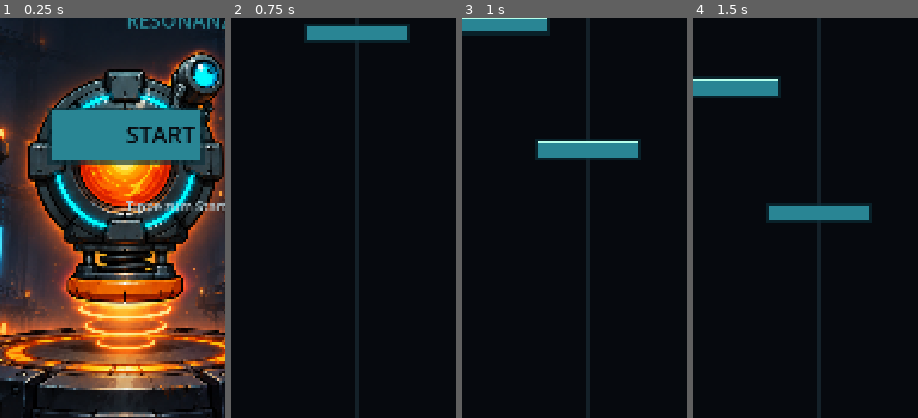
Above: before the commit, frames 1-4 (left to right).
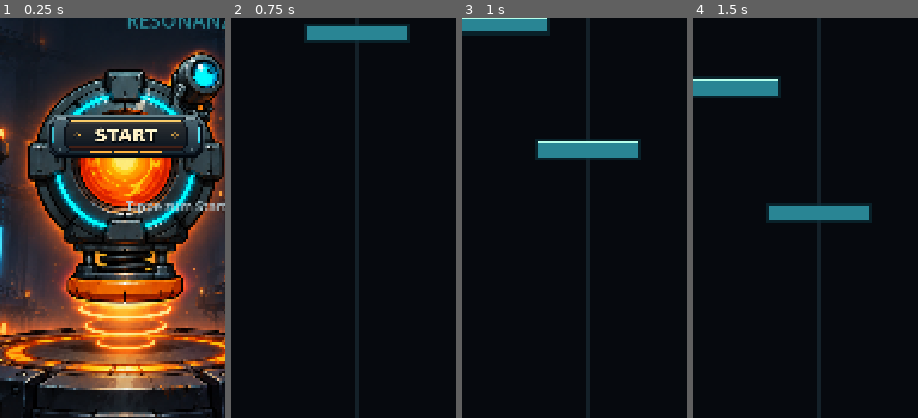
Above: after the commit, the same moments.

Repository: ScriptByFei/kernwerk-godot
Game: Godot game, scene res://scenes/game/game.tscn
Two runs of this game, one before a commit and one after it. Both use one fixed random seed, a clock stepped at 60 frames per second and the inputs below.
Inputs (mouse positions are % of the whole screen's width and height, from its top left):
- Up to frame 1 (0.25 s): no input
- Up to frame 2 (0.75 s): tap Enter at 0.5 s; move the mouse to (72, 45) at 0.52 s; hold D (move_right) from 0.53 s (still down); click (72, 45) at 0.67 s
- Up to frame 3 (1 s): keep holding D (move_right)
- Up to frame 4 (1.5 s): release D (move_right) at 1.25 s; drag from (30, 55) to (45, 70) at 1.27 s
The pictures show only the part of the screen within x 22-72%, y 42-92%; the shares and areas given below are measured in that part.

The runs differ from the first frame. In frame 1, 9.5% of the frame differs, in the area x 20-92%, y 22-37%; in frame 2, nothing differs; in frame 3, nothing differs; in frame 4, nothing differs.

Commit message:
feat: use approved professional start button artwork

Diff:
--- a/scripts/game/game.gd
+++ b/scripts/game/game.gd
@@ -2,6 +2,7 @@
 
 const START_Y := JumpConfig.PLATFORM_LAYOUT[0].y - JumpConfig.PLATFORM_SIZE.y
 const START_MENU_BG := preload("res://assets/jump/reactor_core/start_menu_bg.png")
+const START_BUTTON := preload("res://assets/jump/reactor_core/start_button.png")
 
 var jumper: Jumper
 var camera: VerticalCamera
@@ -211,19 +212,13 @@
 		48,
 		Color(0.16, 0.52, 0.58)
 	)
-	# Start button
-	var button_size := Vector2(360.0, 120.0)
-	var button_rect := Rect2(center - button_size * 0.5 + Vector2(0.0, 120.0), button_size)
-	draw_rect(button_rect.grow(7.0), Color(0.04, 0.18, 0.22, 0.65), true)
-	draw_rect(button_rect, Color(0.16, 0.52, 0.58), true)
-	draw_string(
-		ThemeDB.fallback_font,
-		button_rect.get_center() + Vector2(0.0, 18.0),
-		"START",
-		HORIZONTAL_ALIGNMENT_CENTER,
-		-1.0,
-		56,
-		Color(0.025, 0.035, 0.055)
+	# Start button artwork (400x140), centered below the title.
+	var button_size := Vector2(400.0, 140.0)
+	var button_center := center + Vector2(0.0, 120.0)
+	draw_texture_rect(
+		START_BUTTON,
+		Rect2(button_center - button_size * 0.5, button_size),
+		false
 	)
 	# Hint
 	draw_string(
Binary file added: assets/jump/reactor_core/start_button.png
Not shown, added: assets/jump/reactor_core/start_button.png.import
Binary file changed: docs/assets/screenshots/start_menu.png
